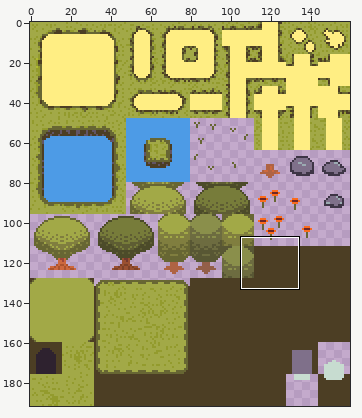
Pixel-art file: Assets/Act1/TileMaps/ForestTileSetAct1.aseprite. Above: a wide view before the commit, with the close-up outlined.
Close-up. Before the edit:
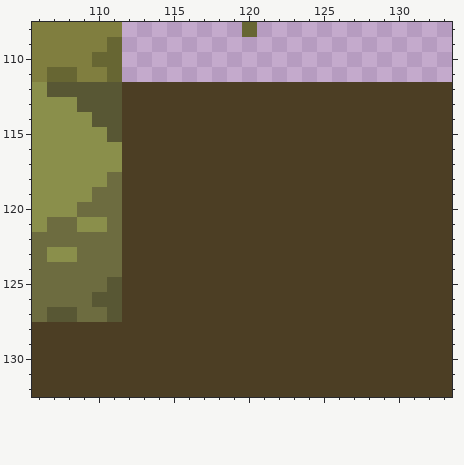
160x192 pixels, 1 frame. Shown: x 106..133, y 108..132.
And afterwards:
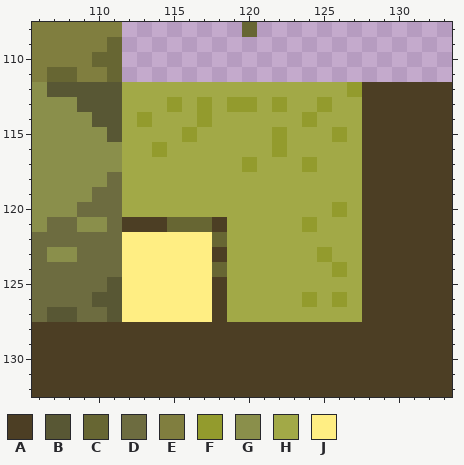
Palette (. is transparent): A #4c3e24  B #585734  C #676633  D #6d6c40  E #807e3f  F #939b2d  G #8a8f4b  H #a2a947  J #ffee83
Change:
Changed rows in their new state; - is an unchanged pixel.
first column x 112:
112 HHHHHHHHHHHHHHHF
113 HHHFHFHFFHFHHFHH
114 HFHHHFHHHHHHFHHH
115 HHHHFHHHHHFHHHFH
116 HHFHHHHHHHFHHHHH
117 HHHHHHHHFHHHFHHH
118 HHHHHHHHHHHHHHHH
119 HHHHHHHHHHHHHHHH
120 HHHHHHHHHHHHHHFH
121 ---CCC-HHHHHFHHH
122 JJJJJJCHHHHHHHHH
123 JJJJJJ-HHHHHHFHH
124 JJJJJJCHHHHHHHFH
125 JJJJJJ-HHHHHHHHH
126 JJJJJJ-HHHHHFHFH
127 JJJJJJ-HHHHHHHHH
